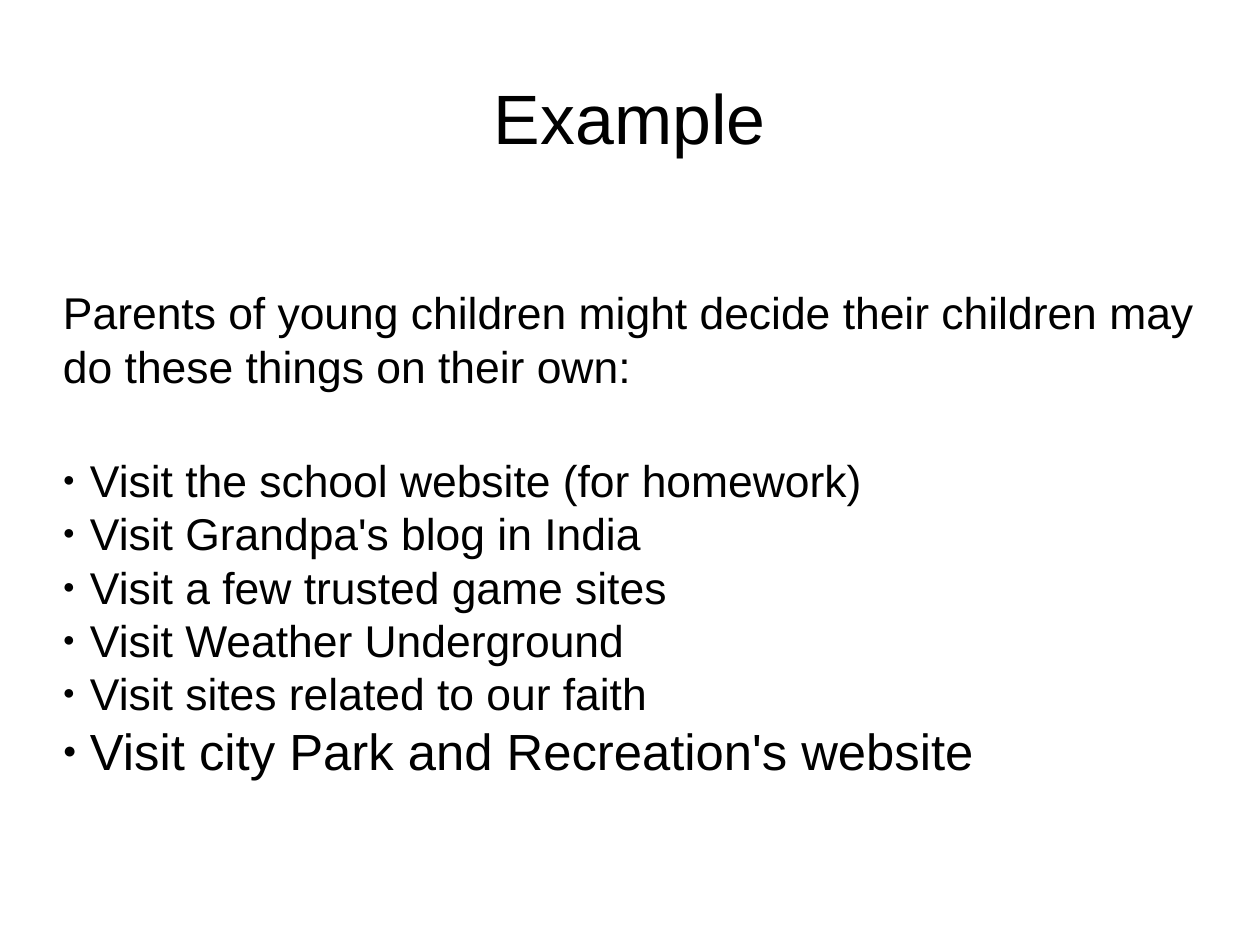
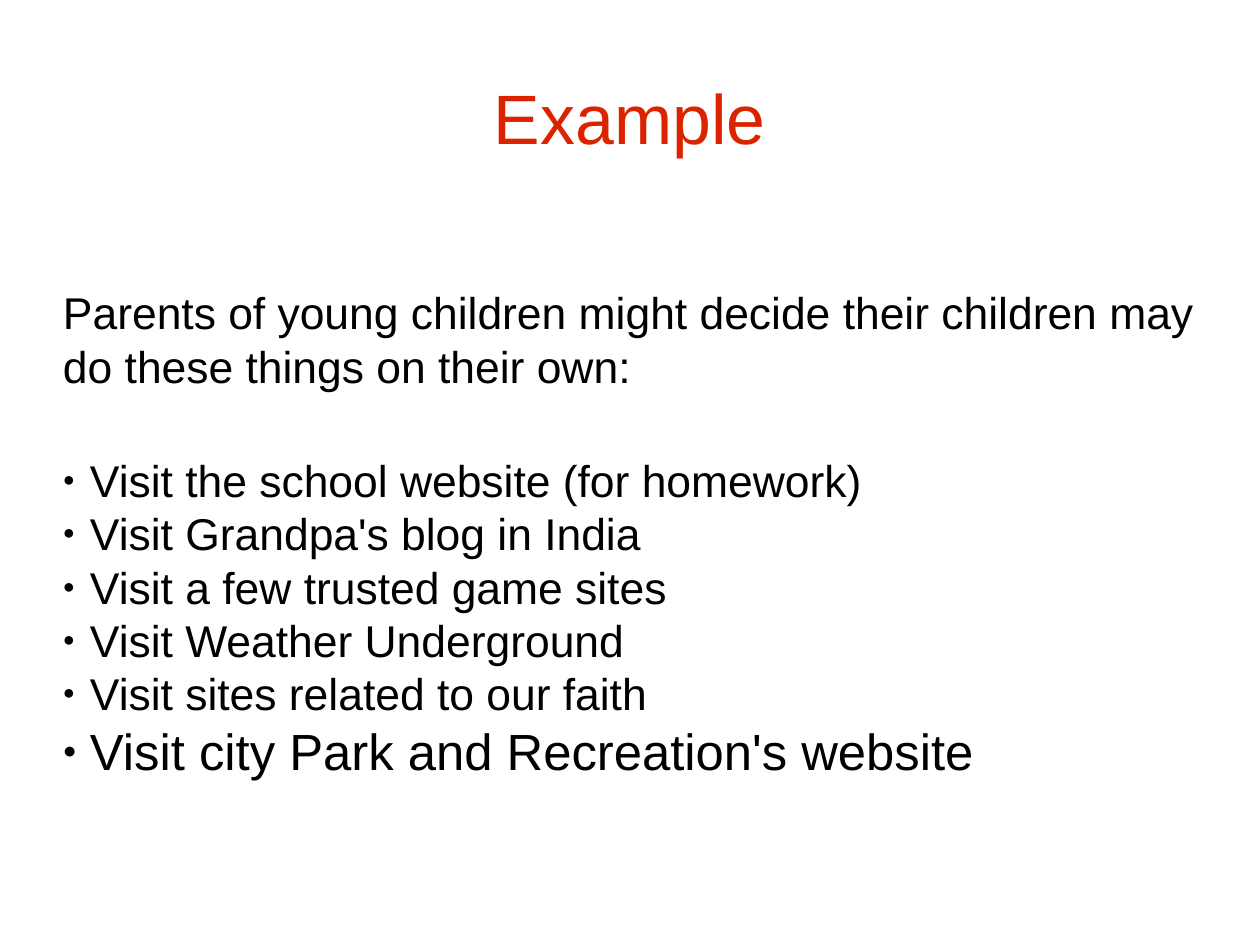
Before and after one commit to cschreiner/kindsicher, a slide deck: slide 33 of proj/presentation_dec09/combined.odp. Drawn at 1260x945 pixels with LibreOffice and Linux fonts; fonts in the diff are those of the drawing. Boxes give left, top, right and bottom in pixels: in the first picture for what was removed or moved away, otherwise in the second. Text is boxed around its words. In the diff, an @@ line names an element or a change of style, - is before the commit and + after.

Commit message:
made all titles be in red.  Added 'questions' slide.

```diff
--- a/proj/presentation_dec09/combined.odp
+++ b/proj/presentation_dec09/combined.odp
@@ title "Example" at bbox=[494, 93, 766, 157]: text colour #000000 to #DC2300 @@
```
Also in this commit, not shown: 18 other slides changed, 3 slides added.
